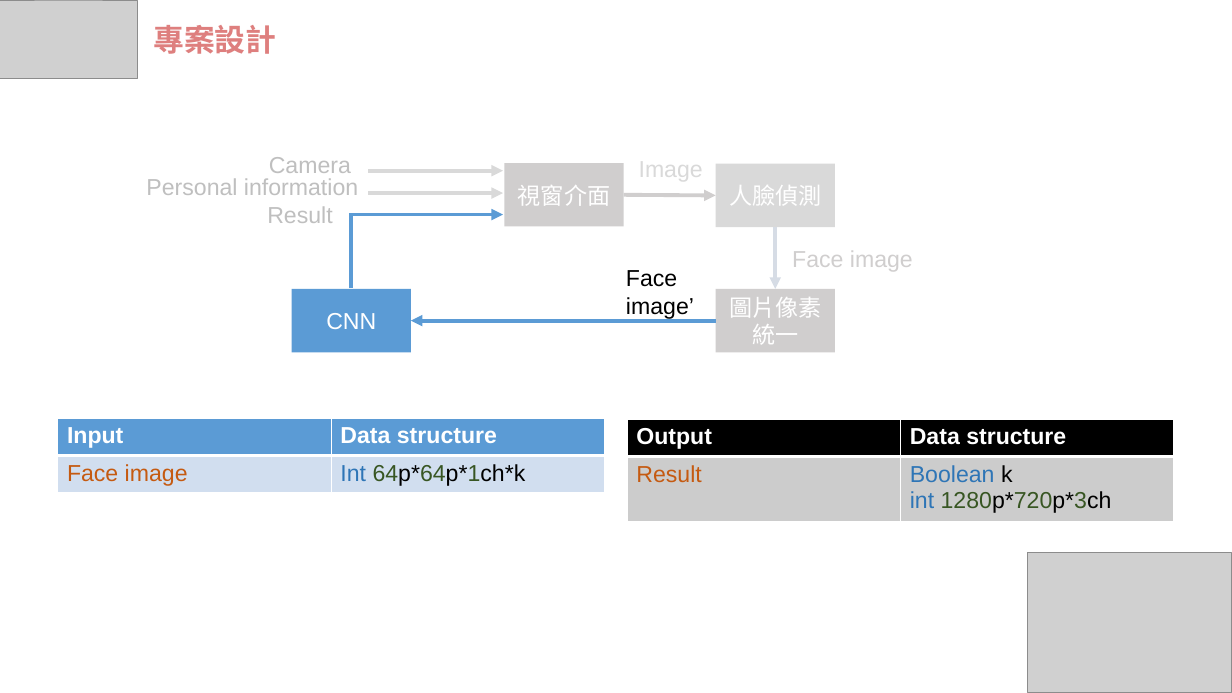
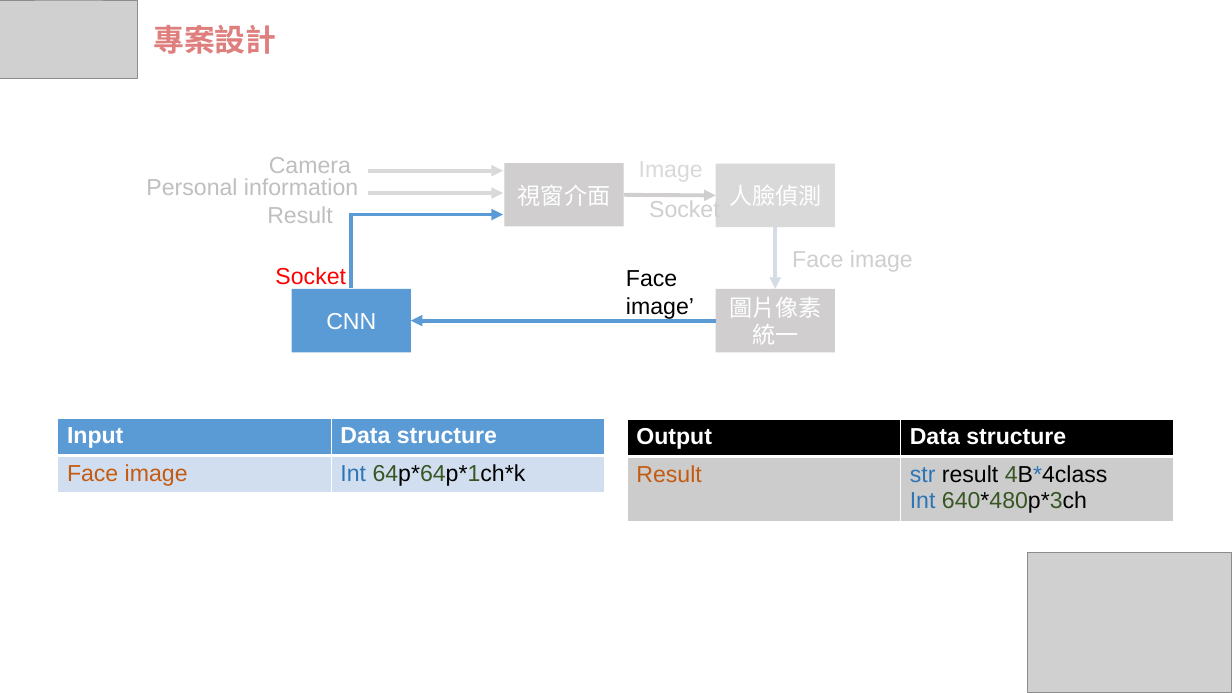
Before and after one commit to wasteee/Embedded-Image-Processing-final, a slide deck: slide 14 of IP_FRS.pptx (slide 15 before the commit). Drawn at 1232x693 pixels with LibreOffice and Linux fonts; fonts in the diff are those of the drawing; grey boxes stand for pictures. Boxes give left, top, right and bottom in pixels: in the first picture for what was removed or moved away, otherwise in the second. Text is boxed around its words. In the diff, an @@ line names an element or a change of style, - is before the commit and + after.

```diff
--- a/IP_FRS.pptx
+++ b/IP_FRS.pptx
@@ text added at [649,198,720,217], 18 pt, text #D0CECE @@
+Socket
@@ text added at [275,267,346,290], 18 pt, text #FF0000 @@
+Socket
@@ table at [628,420,1175,522] @@
-row 2, column 2: Boolean k / int 1280p*720p*3ch
+row 2, column 2: str result 4B*4class / Int 640*480p*3ch
```
Also in this commit, not shown: 8 other slides changed, 10 slides added, 1 slide removed.
